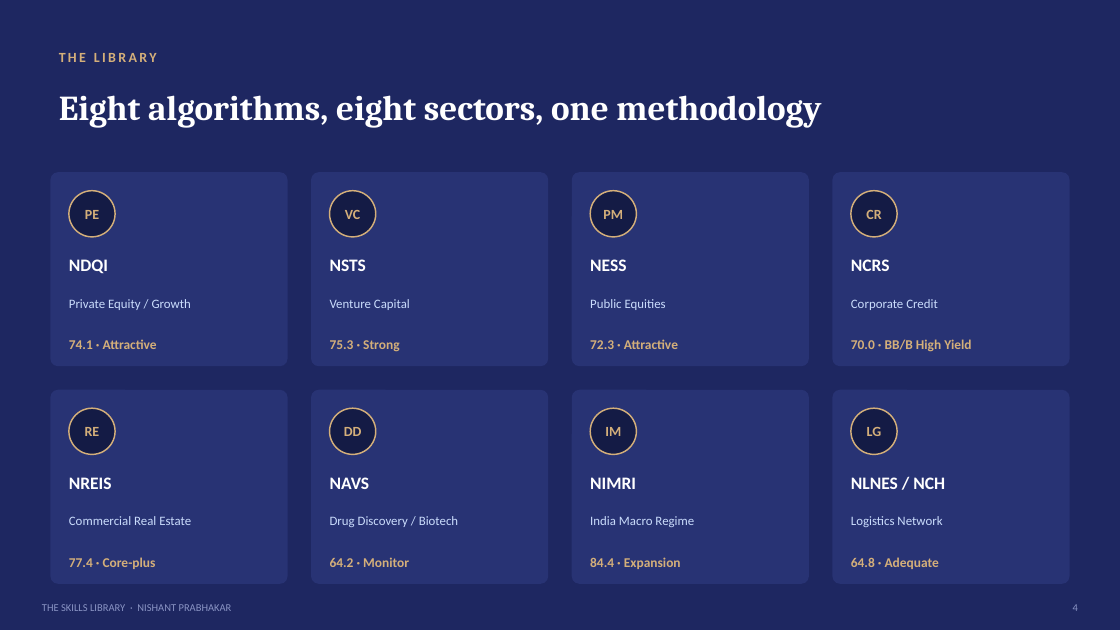
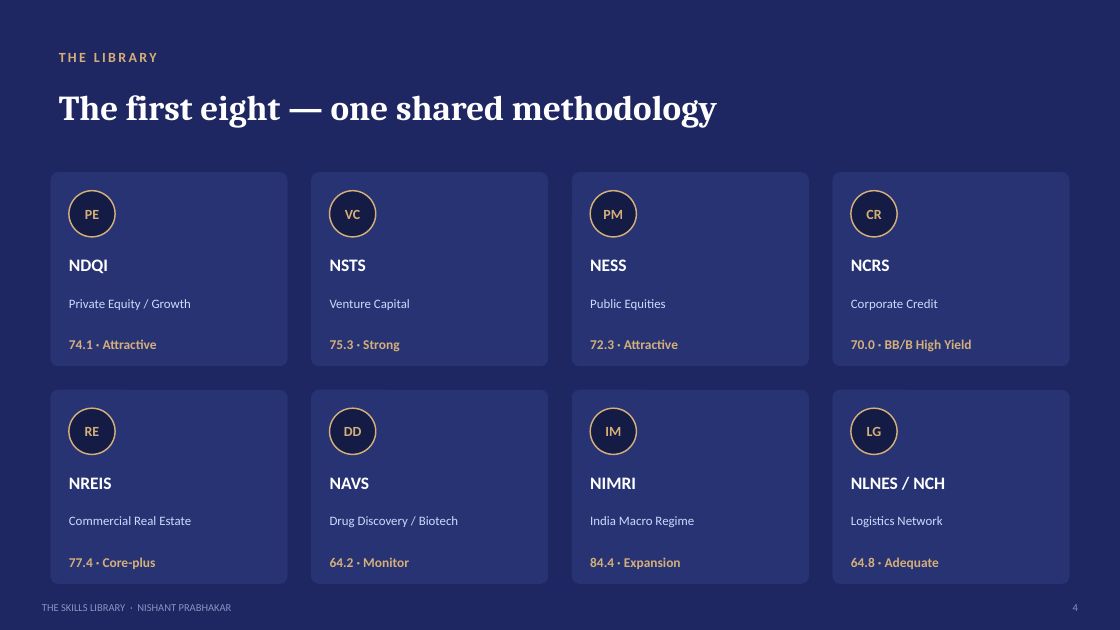
Before and after one commit to nishantsprabhakar/codingagent, a slide deck: slide 4 of .claude/skills/skills-library-pitch.pptx. Drawn at 1120x630 pixels with LibreOffice and Linux fonts; fonts in the diff are those of the drawing. Boxes give left, top, right and bottom in pixels: in the first picture for what was removed or moved away, otherwise in the second. Text is boxed around its words. In the diff, an @@ line names an element or a change of style, - is before the commit and + after.

```diff
--- a/.claude/skills/skills-library-pitch.pptx
+++ b/.claude/skills/skills-library-pitch.pptx
@@ text at bbox=[59, 95, 717, 128]: text changed @@
-Eight algorithms, eight sectors, one methodology
+The first eight — one shared methodology
```
Also in this commit, not shown: 8 other slides changed, 1 slide added, 1 other file.
